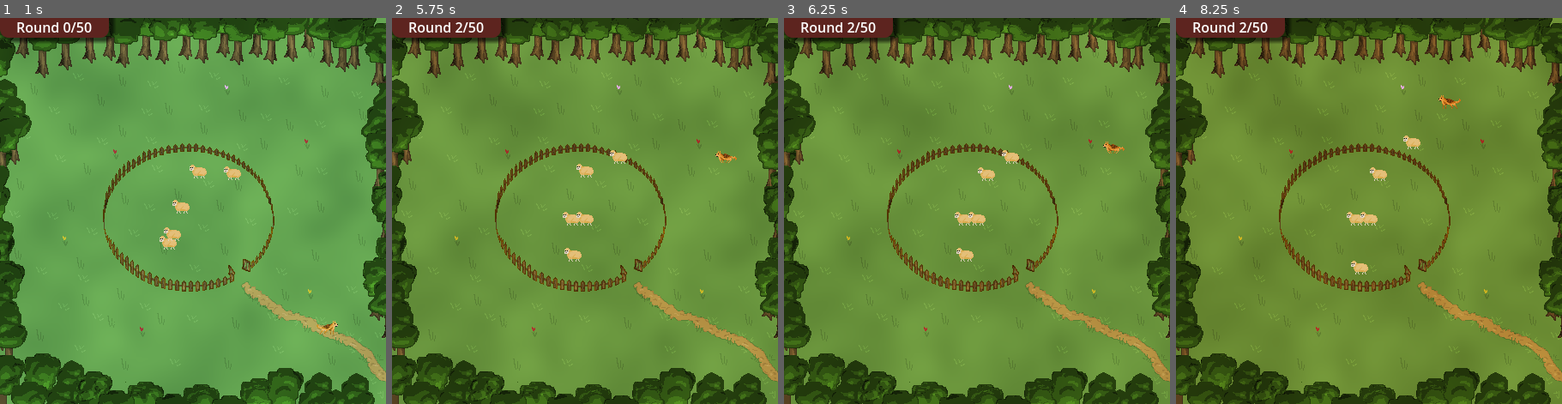
Above: before the commit, frames 1-4 (left to right).
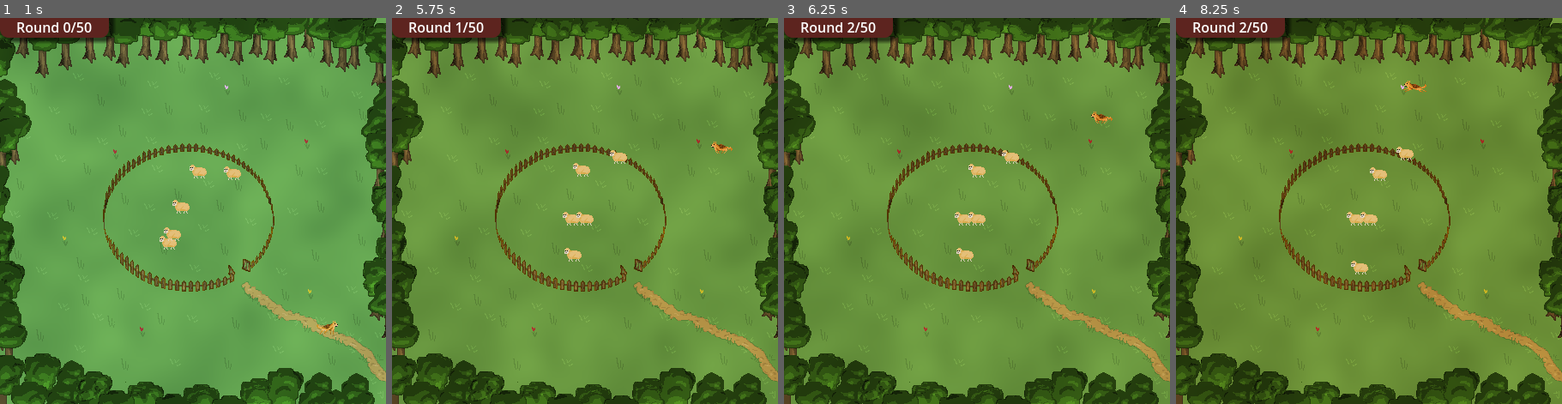
Above: after the commit, the same moments.

Repository: binaryHips/MAIgeAcademy
Game: Godot game, scene res://src/scenes/menu/Menu.tscn
The game is run twice, just before and just after one commit, with the same random seed, the same clock (stepped at 60 frames per second) and the same inputs.
Inputs (mouse positions are in pixels of both pictures, inside the frame that each line leads up to):
- Up to frame 1 (1 s): click "Play" at 0.5 s
- Up to frame 2 (5.75 s): move the mouse to (669, 191) at 1.27 s; hold Right (ui_right) 1.28-2.03 s; tap Enter at 2 s; move the mouse to (507, 230) at 2.02 s; hold Down (ui_down) 2.03-2.78 s; move the mouse to (623, 126) at 2.77 s; hold Right (ui_right) 2.78-3.53 s; move the mouse to (565, 288) at 3.52 s; hold Up (ui_up) 3.53-4.28 s; move the mouse to (700, 268) at 4.27 s; hold Left (ui_left) from 4.28 s (still down); tap Space at 5 s; move the mouse to (469, 153) at 5.02 s
- Up to frame 3 (6.25 s): move the mouse to (996, 211) at 5.77 s; release Left (ui_left) at 5.78 s; hold Down (ui_down) from 5.78 s (still down)
- Up to frame 4 (8.25 s): move the mouse to (1311, 114) at 6.52 s; release Down (ui_down) at 6.53 s; hold Right (ui_right) 6.53-7.28 s; move the mouse to (1453, 191) at 7.27 s; hold Up (ui_up) 7.28-8.03 s; move the mouse to (1291, 230) at 8.02 s; hold Right (ui_right) from 8.03 s (still down)

Frame 1 is identical in both runs. In frame 2, 0.3% of the frame differs, in the area x 16-90%, y 1-42%; in frame 3, 0.3%; in frame 4, 0.4%, in the area x 57-74%, y 16-37%.

Commit message:
Dog only bark once + bugfix even_queue parse

Diff:
--- a/src/classes/brain.gd
+++ b/src/classes/brain.gd
@@ -48,8 +48,8 @@
 		tween.play()
 
 func parse_events():
-	for evt in event_queue:
-		_parse_event(evt)
+	while !event_queue.is_empty():
+		_parse_event(event_queue.pop_back())
 
 
 func _parse_event(event:Dictionary):
--- a/src/scenes/chien/brain.gd
+++ b/src/scenes/chien/brain.gd
@@ -15,7 +15,7 @@
 				for i in range(Gamemaster.turn_order.size()-1, 0, -1):
 					Gamemaster.turn_order.insert(i, self)
 					print("TO", Gamemaster.turn_order)
-
+				Gamemaster.turn_order.append(self)
 		).call_deferred()
 	else:
 		Gamemaster.turn_order.append(self)
@@ -55,6 +55,7 @@
 
 	if has_state("patrol"):
 		body.patrol()
+		print(percept)
 		if !percept["sheep"].is_empty():
 			override_state("bark")
 
@@ -64,10 +65,13 @@
 			if e in Gamemaster.world_state["sheep_in"]:
 				override_state("patrol")
 			else:
-				move_target = e.global_position * 1.3
-				body.bark()
-				send_event(e.get_meta("brain"),{"type": "bark", "from" : body.global_position * 1.3})
-				override_state("patrol")
+				var sheep_brain = e.get_meta("brain")
+				if sheep_brain.has_state("runaway"):
+					move_target = e.global_position+sheep_brain.move_target.limit_length(sheep_brain.speed) * 1.6
+					if body.global_position.distance_to(move_target) < sheep_brain.speed+10:
+						body.bark()
+						send_event(sheep_brain,{"type": "bark", "from" : body.global_position})
+						override_state("patrol")
 
 	if has_state("idle"):
 		if not percept["sheep_seen"] and not percept["is_inside"]:
--- a/src/scenes/chien/chien.gd
+++ b/src/scenes/chien/chien.gd
@@ -37,5 +37,5 @@
 	_animated_sprite.play("court")
 
 func bark():
-	#print("Le chien aboie !")
+	print("Le chien aboie !")
 	_animated_sprite.play("aboie")
--- a/src/scenes/chien/chien.tscn
+++ b/src/scenes/chien/chien.tscn
@@ -58,8 +58,7 @@
 texture_filter = 1
 scale = Vector2(2, 2)
 sprite_frames = SubResource("SpriteFrames_4jolv")
-animation = &"court"
-frame_progress = 0.752083
+animation = &"aboie"
 
 [node name="CollisionShape2D" type="CollisionShape2D" parent="."]
 visible = false
--- a/src/scenes/sheep/brain.gd
+++ b/src/scenes/sheep/brain.gd
@@ -30,7 +30,7 @@
 			move_target = (body.global_position - event["from"]) * 999
 			speed = Settings.sheep_speed * 1.8
 			override_state("return")
-			count_return += randi_range(1, 5)
+			count_return += randi_range(3, 5)
 
 
 func _see():
